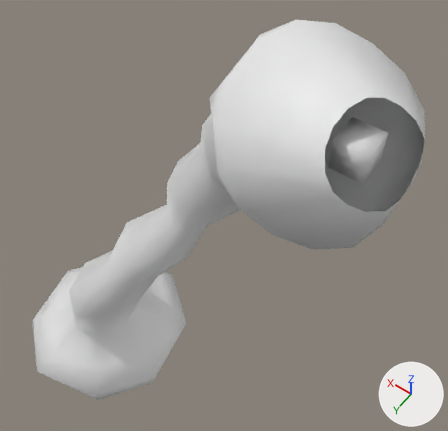
The FBX model Assets/art/meshes/alien/bio/Bio_Arm_01_c.fbx: old version first, new version second.
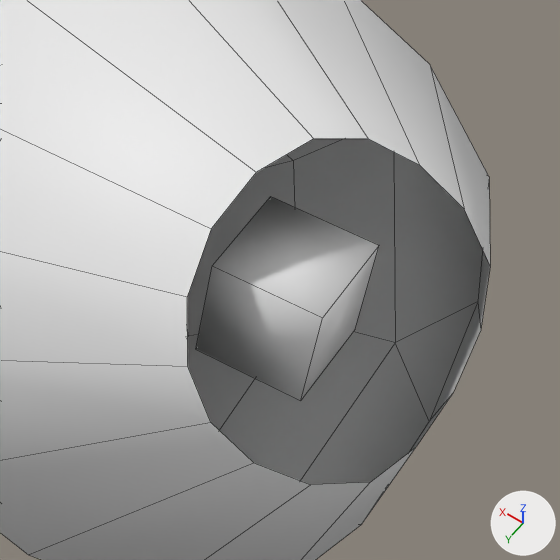
Each version is shown whole from a 50 mm lens placed at (-1.687, 3.081, 5.857), pointed at (-0.655, 1.636, 3.587), then close up on the part from 59% to 100% of the width and 12% to 55% of the height. Arrows for +X, +Y and +Z are at lower right; the lights stay in place. The close-ups show mesh edges as thin lines.

Names of what the first close-up shows: 'Bio_Arm_01_c', 'marker_bio'.
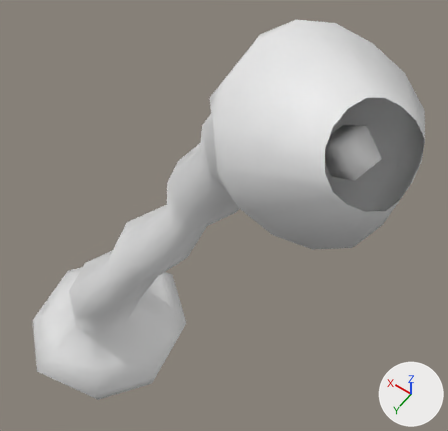
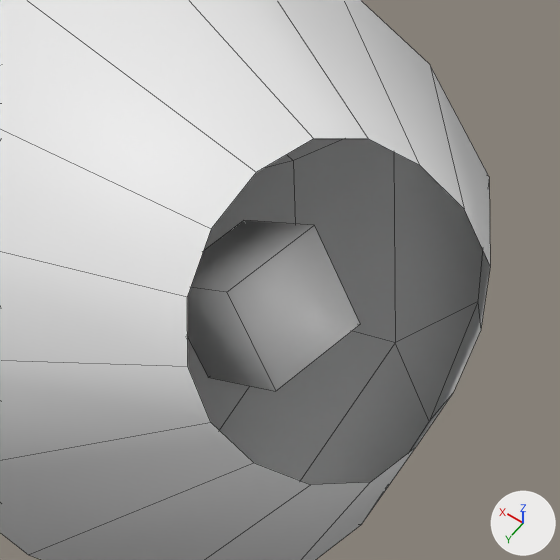
Changed parts and their boxes [x1, y1, x2, y2] in the close-ups (560 x 560 px):
'marker_bio', moved, turned: before [196, 197, 379, 401]; after [187, 220, 360, 391]

The change, as a diff of the scene's bpy script:
```diff
--- a/Assets/art/meshes/alien/bio/Bio_Arm_01_c.fbx.py
+++ b/Assets/art/meshes/alien/bio/Bio_Arm_01_c.fbx.py
@@ ob_marker_bio @@
 ob_marker_bio = bpy.data.objects.new('marker_bio', me_marker_bio)
-ob_marker_bio.parent = ob_blend_root
-ob_marker_bio.location = (-1.301, 4.652, -1.926)
-ob_marker_bio.rotation_euler = (-1.571, 0.0, 0.0)  # degrees (-90, 0, 0)
+ob_marker_bio.parent = ob_bio_arm_01_c
+ob_marker_bio.location = (-1.272, -2.14, -0.0912)
+ob_marker_bio.rotation_euler = (2.818, 0.042, -0.901)  # degrees (161, 2.4, -52)
```
